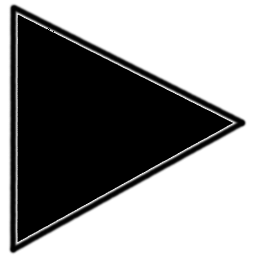
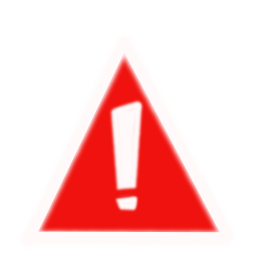
Layer changes from the first 256x256 image to the second:
added layer "Paint Layer 14" above "Paint Layer 13" over [8, 3, 247, 255]
added layer "Paint Layer 13" above "Paint Layer 12" over [8, 3, 247, 255]
hid "Paint Layer 5", painted on it over [8, 3, 247, 255]
